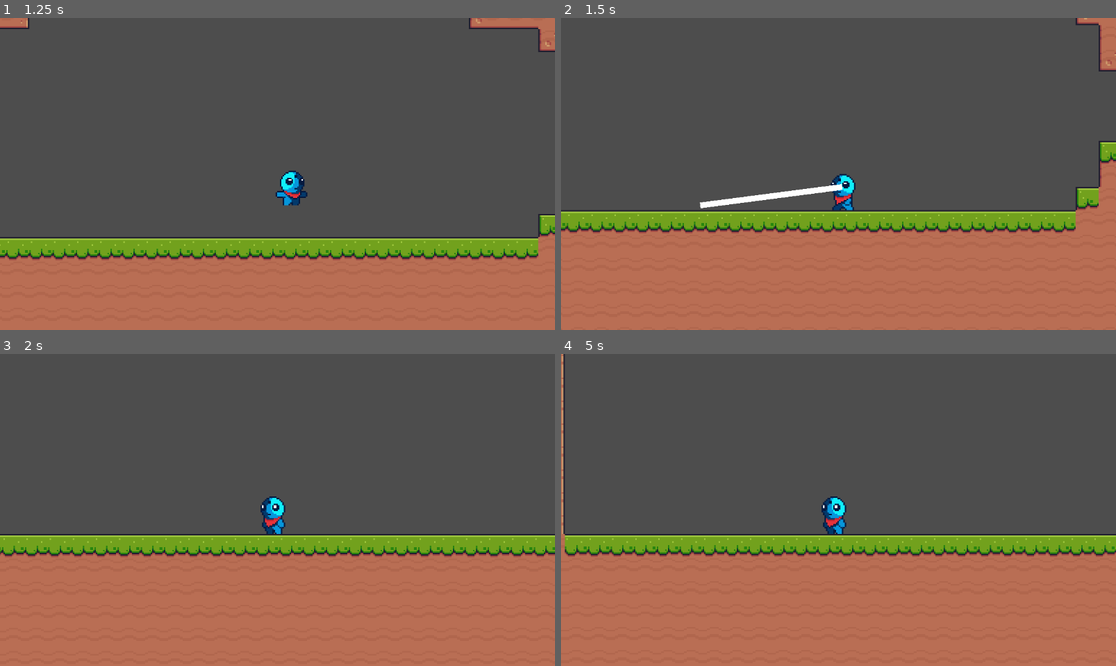
Above: before the commit, frames 1-4 (two rows, left to right).
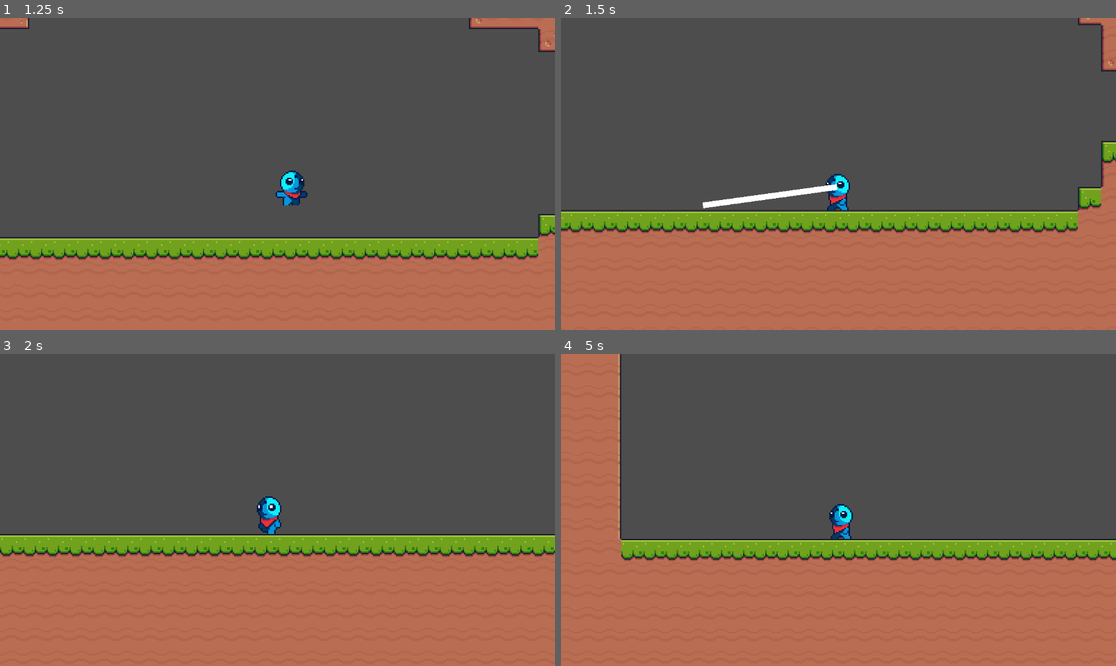
Above: after the commit, the same moments.

Repository: stbrunohenrique/Hack-n-slash
Game: Godot game, scene res://assets/levels/testlevel.tscn
Same seed, same stepped clock (60 frames per second), same inputs: the game is played once before the commit and once after it.
Inputs (mouse positions are in pixels of both pictures, inside the frame that each line leads up to):
- Up to frame 1 (1.25 s): tap Enter at 0.5 s; move the mouse to (399, 158) at 0.52 s; hold D (right) from 0.53 s (still down); right-click (399, 158) at 0.6 s; tap Space (jump) at 0.77 s; click (399, 158) at 0.8 s
- Up to frame 2 (1.5 s): release D (right) at 1.25 s; drag from (727, 189) to (810, 236) at 1.27 s
- Up to frame 3 (2 s): no input
- Up to frame 4 (5 s): move the mouse to (894, 441) at 2.02 s; hold D (right) 2.03-2.75 s; right-click (894, 441) at 2.1 s; click (894, 441) at 2.3 s; drag from (810, 572) to (672, 463) at 2.77 s; move the mouse to (1005, 556) at 3.52 s; hold A (left) 3.53-4.25 s; hold Shift (run) 3.53-4.25 s; tap Space (jump) at 3.77 s; click (1005, 556) at 3.8 s; drag from (672, 463) to (755, 432) at 4.27 s

Frame 1 is identical in both runs. In frame 2, 2.7% of the frame differs, in the area x 0-100%, y 0-70%; in frame 3, 1.9%; in frame 4, 12%, in the area x 0-100%, y 0-67%.

Commit message:
Mudanças básicas no hook

Diff:
--- a/assets/entities/Player/player.gd
+++ b/assets/entities/Player/player.gd
@@ -58,6 +58,7 @@
 var wasMoveL: bool = false
 var wasMoveR: bool = true
 var wasWallJumping: bool = false
+var facingRight = true
 
 #INFO Pode fazer algo
 var canMove = true
@@ -84,7 +85,10 @@
 func _input(event: InputEvent) -> void:
 	if event is InputEventMouseButton:
 		if event.pressed:
-			$Chain.shoot(event.position - get_viewport().size * 0.5 + Vector2(20, 0))
+			if facingRight:
+				$Chain.shoot(event.position - get_viewport().size * 0.5 + Vector2(20, 0))
+			else:
+				$Chain.shoot(event.position - get_viewport().size * 0.5 + Vector2(-20, 0))
 		else:
 			$Chain.release()
 
@@ -107,9 +111,11 @@
 	if velocity.x > 0:
 		anim.scale.x = animScaleLock.x
 		emit_signal("facing_direction_changed", true)
+		facingRight = true
 	elif velocity.x < 0:
 		anim.scale.x = animScaleLock.x * -1
 		emit_signal("facing_direction_changed", false)
+		facingRight = false
 
 	#INFO Handling animations - run
 	if abs(velocity.x) > 20 and is_on_floor():
@@ -281,13 +287,13 @@
 
 func hookPhysics(delta):
 	if $Chain.hooked:
-		chainVelocity = to_local($Chain.tip).normalized() * 20
+		chainVelocity = to_local($Chain.tip).normalized() * 40
 		if chainVelocity.y > 0:
-			chainVelocity.y *= 0.33
-		else:
-			chainVelocity.y *= 0.55
-		if sign(chainVelocity.x) != sign(velocity.x):
-			chainVelocity *= 0.7
+			chainVelocity.y *= 0.3
+		if sign(chainVelocity.x) == sign(velocity.x):
+			chainVelocity.x *= 0.95
+		else:
+			chainVelocity.x *= 0.75
 	else:
 		chainVelocity = Vector2.ZERO
 	velocity += chainVelocity
--- a/project.godot
+++ b/project.godot
@@ -50,7 +50,7 @@
 }
 hook={
 "deadzone": 0.5,
-"events": [Object(InputEventMouseButton,"resource_local_to_s …(115 unchanged characters)… alse,"meta_pressed":false,"button_mask":1,"position":Vector2(308, 21),"global_position":Vector2(317, 69),"factor":1.0,"button_index":1,"canceled":false,"pressed":true,"double_click":false,"script":null)
+"events": [Object(InputEventMouseButton,"resource_local_to_s …(115 unchanged characters)… alse,"meta_pressed":false,"button_mask":0,"position":Vector2(0, 0),"global_position":Vector2(0, 0),"factor":1.0,"button_index":2,"canceled":false,"pressed":false,"double_click":false,"script":null)
 ]
 }
 crouch={
